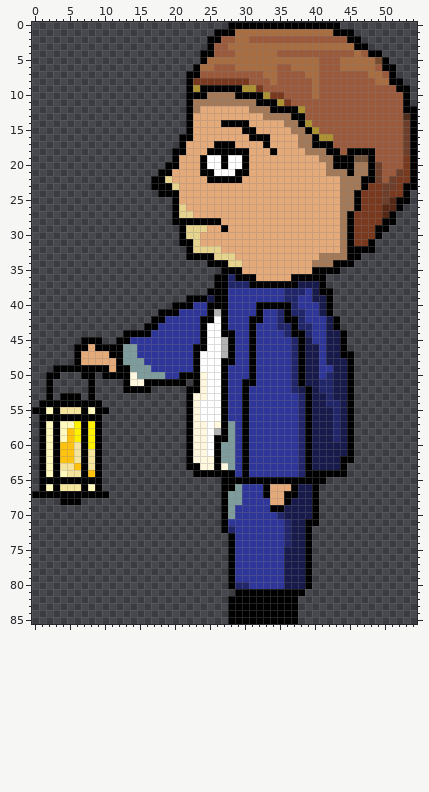
Two states of a sprite sheet, game/images/sprites/Boy/left/5.png. That is the earlier state.
The file is 165x258 pixels, drawn in blocks of 3x3; one block is one cell here. Colours within 5 levels of each other are drawn and written as one.
After the commit:
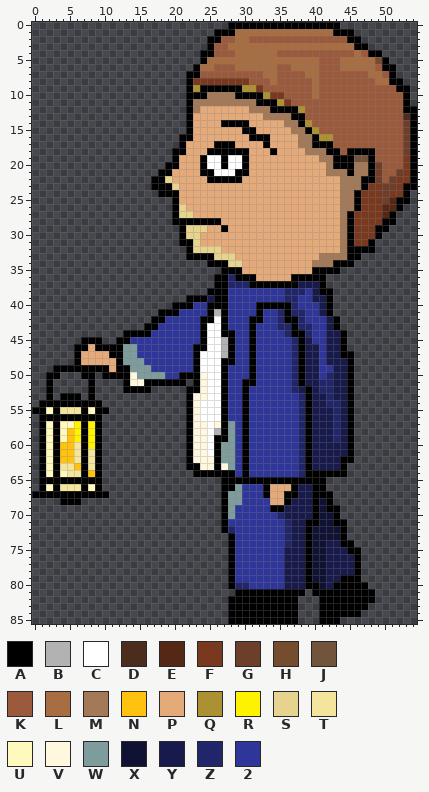
Palette (. is transparent): A #000000  B #b2b2b2  C #ffffff  D #4c2c1d  E #542815  F #78391e  G #6d3f2a  H #754c2d  J #72543d  K #9c5a3c  L #a86d40  M #a37958  N #ffc20e  P #e5aa7a  Q #ab9132  R #fff200  S #e6d38e  T #f5e49c  U #fff9bd  V #fff8de  W #7e9c9b  X #101233  Y #171a4a  Z #21266b  2 #2f3699
Changes in this commit:
y 66: x 41 . -> A
y 67: x 41..42 .. -> AA
y 68: x 41..42 .. -> XA
y 69: x 41..43 ... -> XAA
y 70: x 41..43 ... -> XXA
y 71: x 41..44 .... -> XXAA
y 72..73: x 40..44 ..... -> XXXXA
y 74: x 40..45 ...... -> XXYYAA
y 75: x 40..46 ....... -> XXYYYAA
y 76..78: x 40..46 ....... -> XXYYYYA
y 79: x 40..46 ....... -> XXYYAAA
y 80: x 40..47 ........ -> AXYAAAAA
y 81: x 40..48 ......... -> AAAAAAAAA
y 82: x 41..48 ........ -> AAAAAAAA
y 83: x 41..47 ....... -> AAAAAAA
y 84: x 41..46 ...... -> AAAAAA
y 85: x 41..43 ... -> AAA
